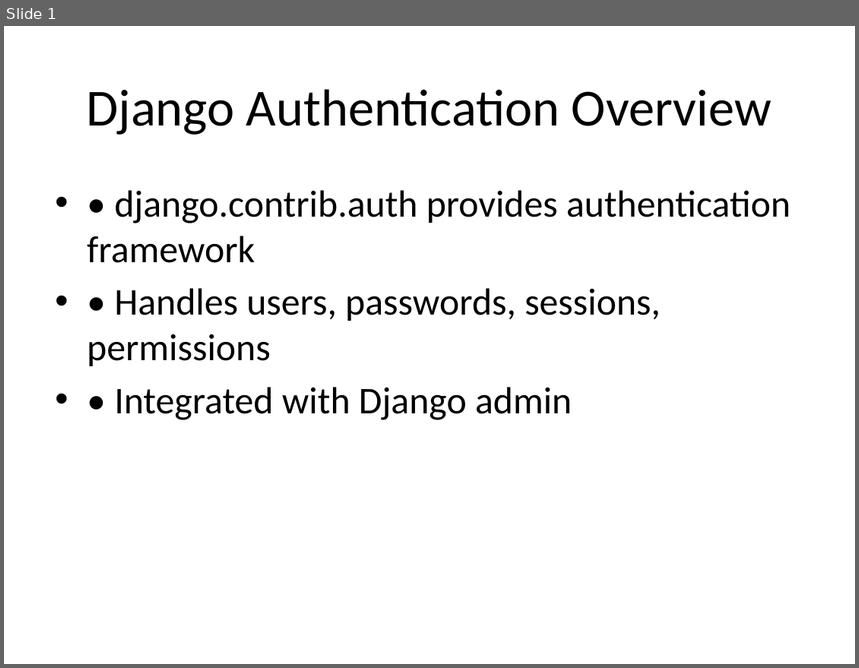
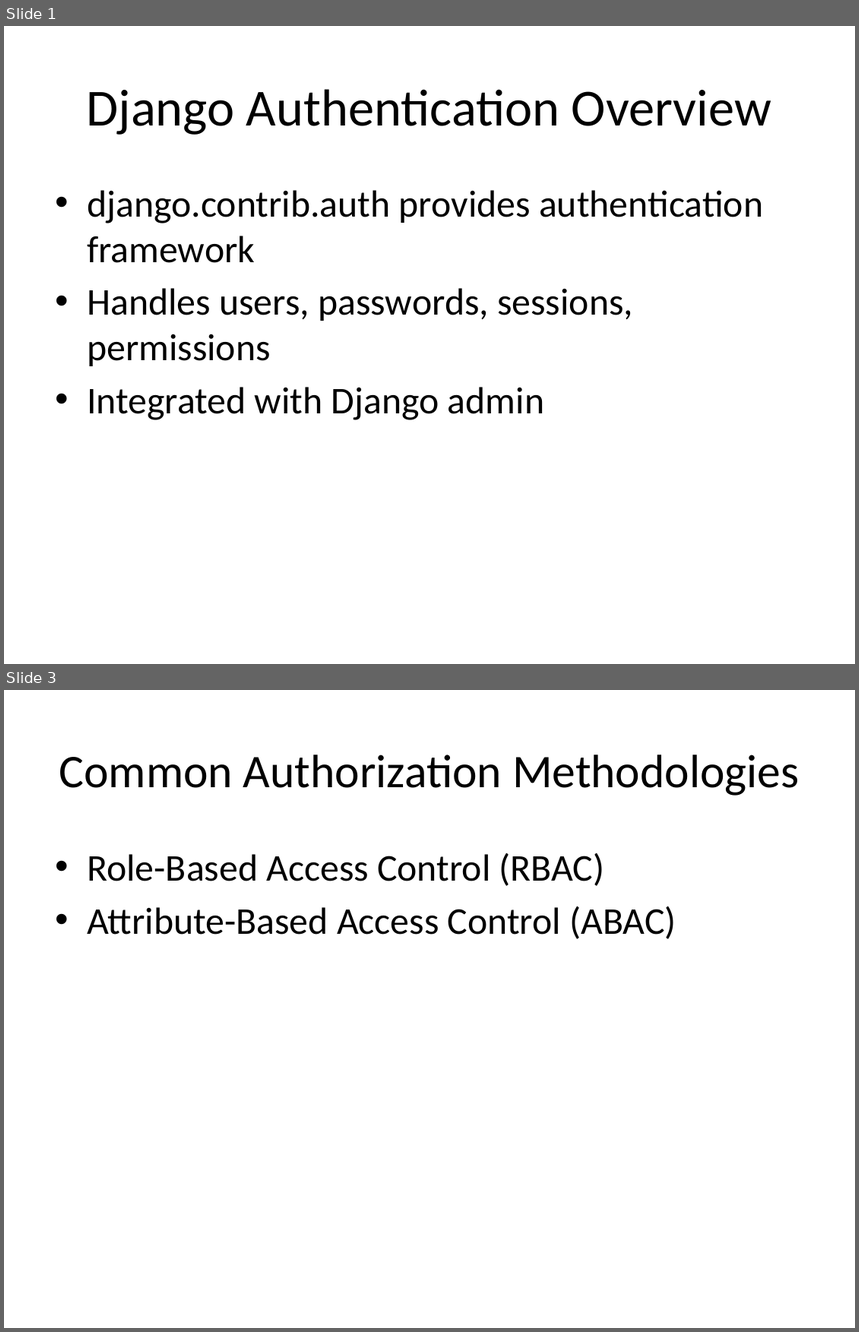
Before and after one commit to seanwhs/Django-Authorization-Crash-Course, a slide deck: django_auth_slides.pptx. Shown one above the other, each under a label of ours: slide 1 before the commit, slides 1 and 3 after it; the slides between them are not shown. The pictures are 859x668 and 859x1332 pixels, drawn with LibreOffice and Linux fonts; fonts in the diff are those of the drawing. Boxes give left, top, right and bottom in pixels: in the first picture for what was removed or moved away, otherwise in the second. Text is boxed around its words. In the diff, an @@ line names an element or a change of style, - is before the commit and + after.

```diff
--- a/django_auth_slides.pptx
+++ b/django_auth_slides.pptx
@@ slide 3 added at [4,690,855,1328], background #FFFFFF @@
@@ title added at [59,755,799,796], 39.6 pt, text #000000 @@
+Common Authorization Methodologies
@@ text added at [87,853,677,939], 32 pt, text #000000 @@
+• Role-Based Access Control (RBAC)
+• Attribute-Based Access Control (ABAC)
@@ slide 1 changed as well @@
@@ text at [87,190,763,420]: text changed @@
-• • django.contrib.auth provides authentication framework
-• • Handles users, passwords, sessions, permissions
-• • Integrated with Django admin
+• django.contrib.auth provides authentication framework
+• Handles users, passwords, sessions, permissions
+• Integrated with Django admin
```
Also in this commit, not shown: 8 other slides changed, 3 other slides added.
